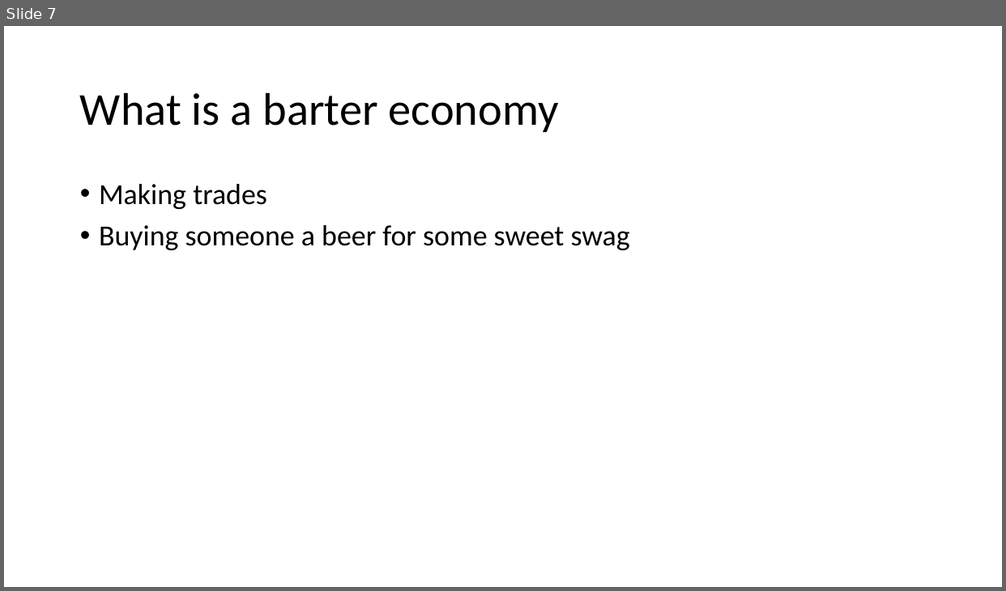
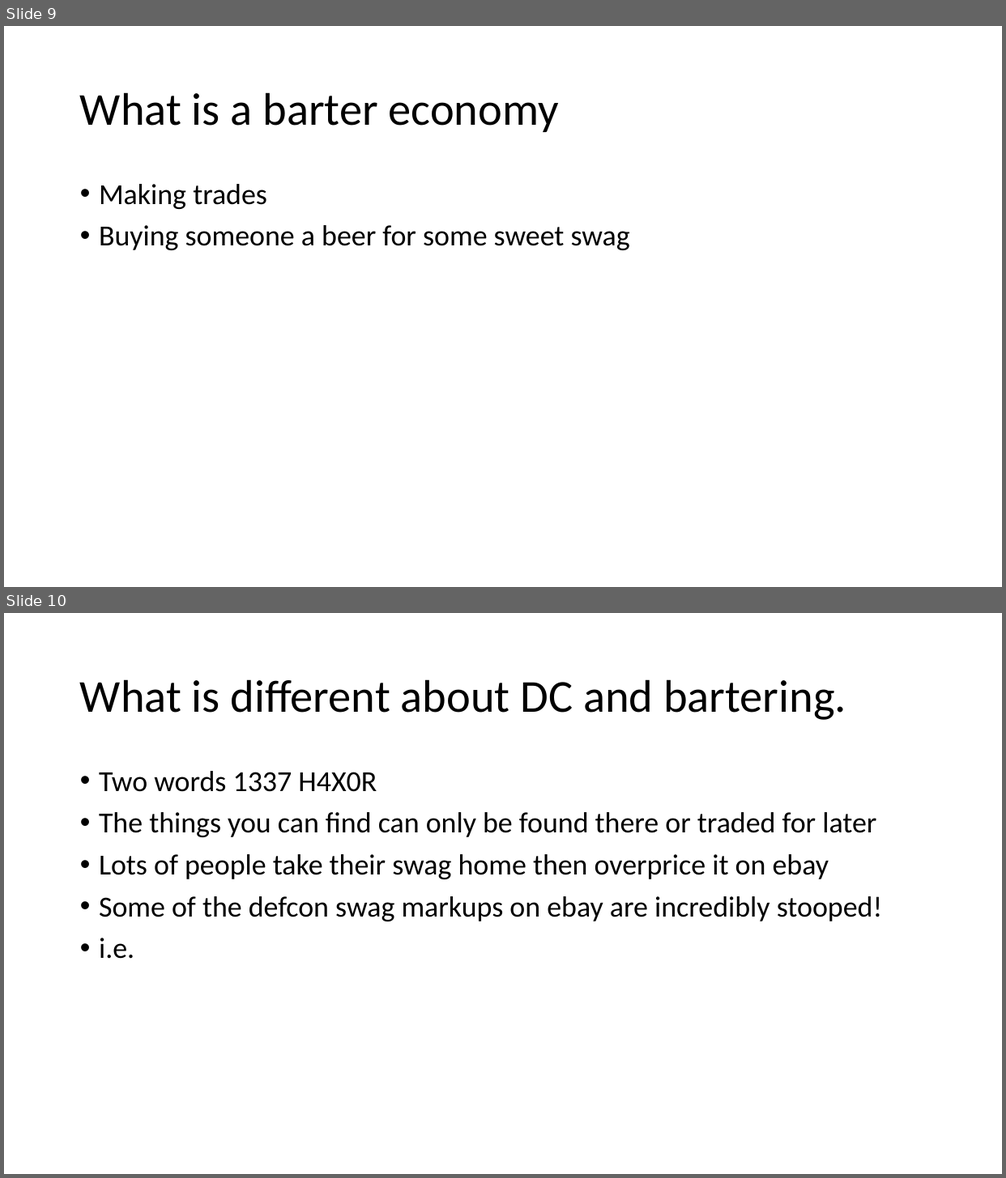
Before and after one commit to Kirball/b-sides-jax-talk, a slide deck: #BadgeLife, alternative currencies, the barter [Autosaved].pptx. Shown one above the other, each under a label of ours: slide 7 before the commit, slides 9 and 10 after it. The pictures are 1006x591 and 1006x1178 pixels, drawn with LibreOffice and Linux fonts; fonts in the diff are those of the drawing. Boxes give left, top, right and bottom in pixels: in the first picture for what was removed or moved away, otherwise in the second. Text is boxed around its words. In the diff, an @@ line names an element or a change of style, - is before the commit and + after.

```diff
--- a/#BadgeLife, alternative currencies, the barter [Autosaved].pptx
+++ b/#BadgeLife, alternative currencies, the barter [Autosaved].pptx
@@ slide 10 added at (4,613,1002,1174), background #FFFFFF @@
@@ title added at (80,679,846,720), 44 pt, text #000000 @@
+What is different about DC and bartering.
@@ text added at (99,771,882,959), 28 pt, text #000000 @@
+• Two words 1337 H4X0R
+• The things you can find can only be found there or traded for later
+• Lots of people take their swag home then overprice it on ebay
+• Some of the defcon swag markups on ebay are incredibly stooped!
+• i.e.
@@ what was slide 7 is now slide 9 @@
```
Also in this commit, not shown: 1 slide changed, 3 other slides added, 1 slide removed.
